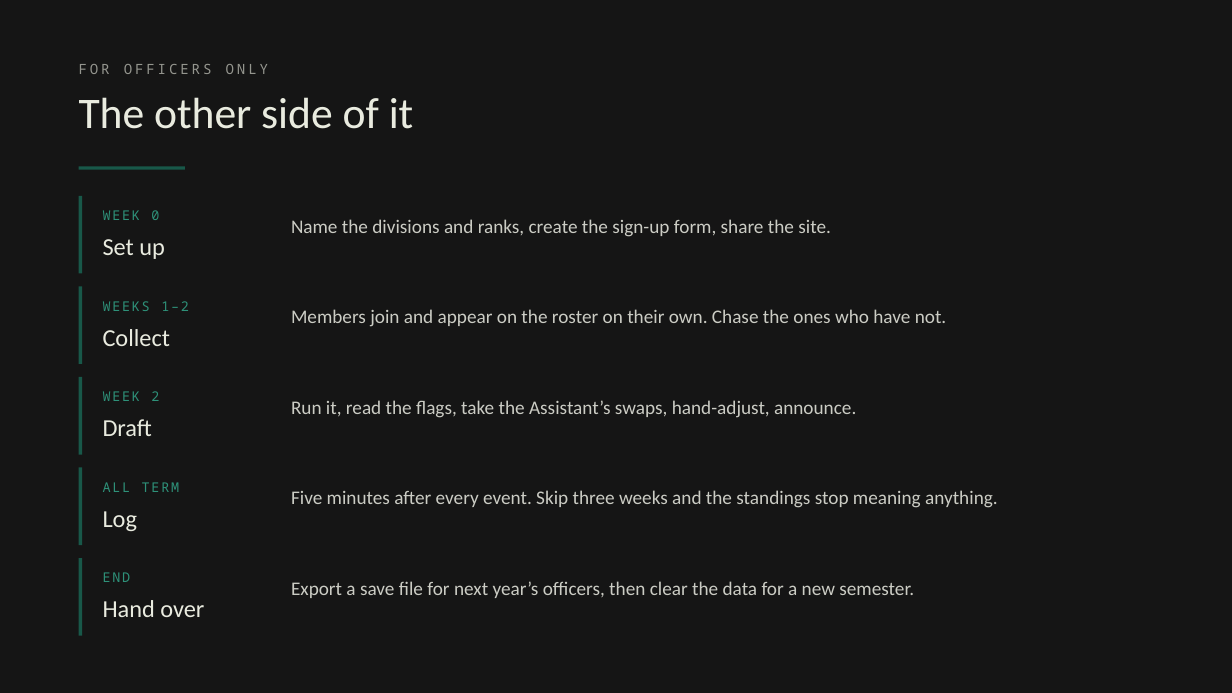
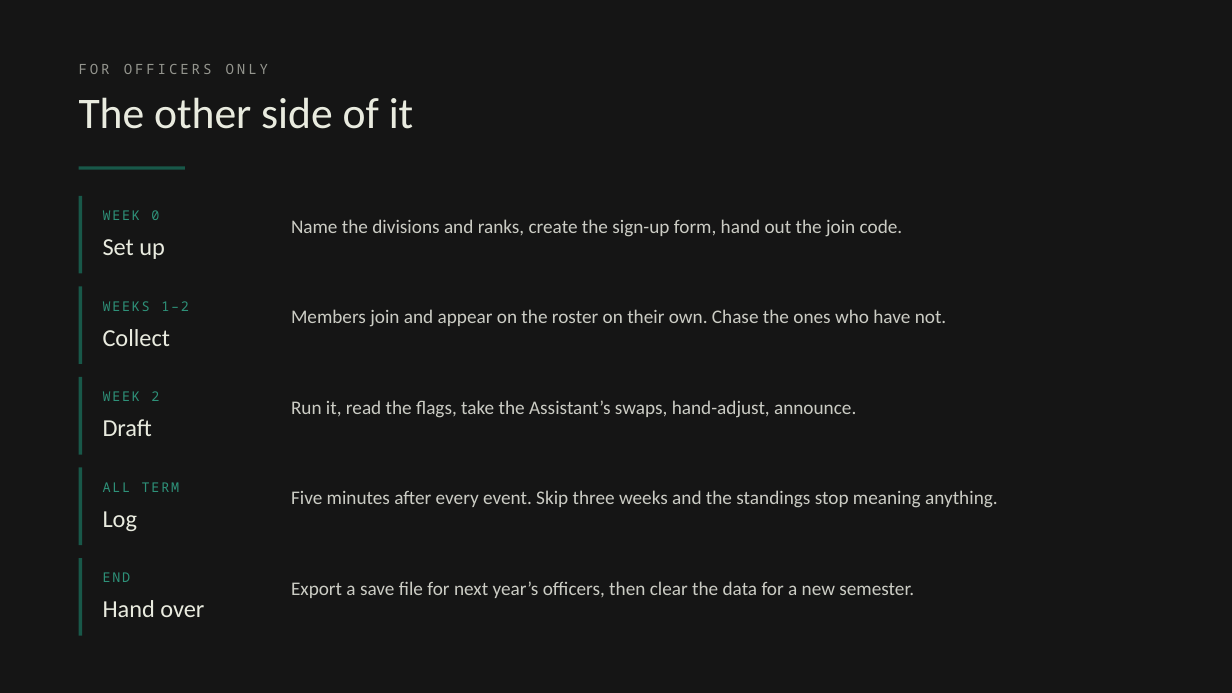
Before and after one commit to Slifronic/org-draft, a slide deck: slide 15 of slides/PBL-orientation.pptx. Drawn at 1232x693 pixels with LibreOffice and Linux fonts; fonts in the diff are those of the drawing. Boxes give left, top, right and bottom in pixels: in the first picture for what was removed or moved away, otherwise in the second. Text is boxed around its words. In the diff, an @@ line names an element or a change of style, - is before the commit and + after.

```diff
--- a/slides/PBL-orientation.pptx
+++ b/slides/PBL-orientation.pptx
@@ text at (291,219,903,237): text changed @@
-Name the divisions and ranks, create the sign-up form, share the site.
+Name the divisions and ranks, create the sign-up form, hand out the join code.
```
Also in this commit, not shown: 2 other slides changed, 13 other files.
